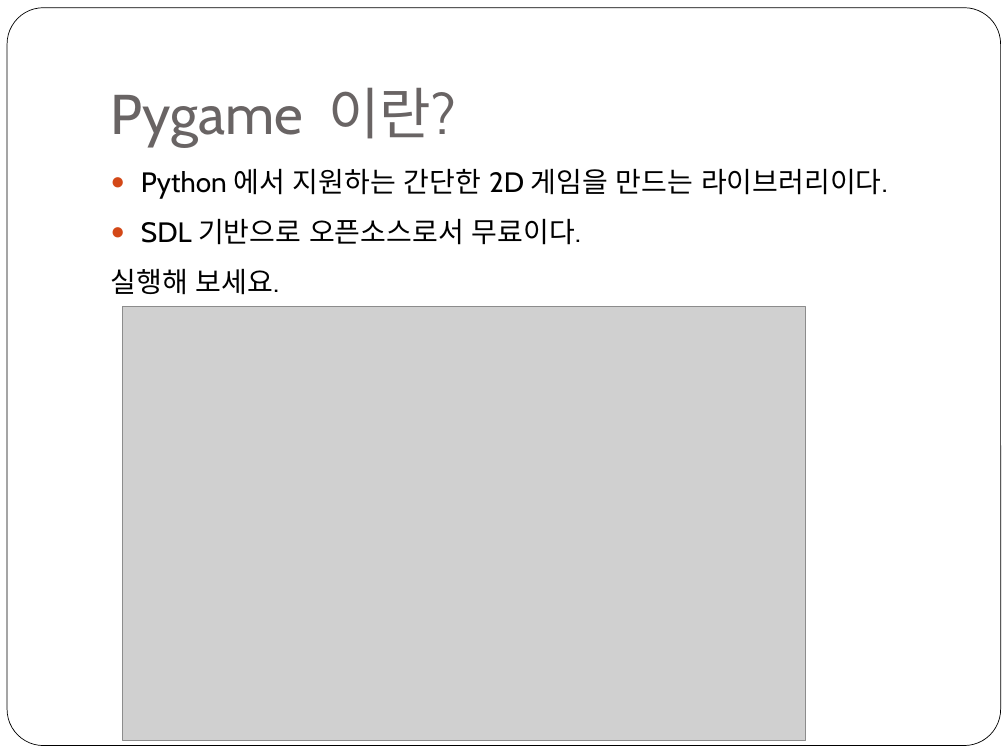
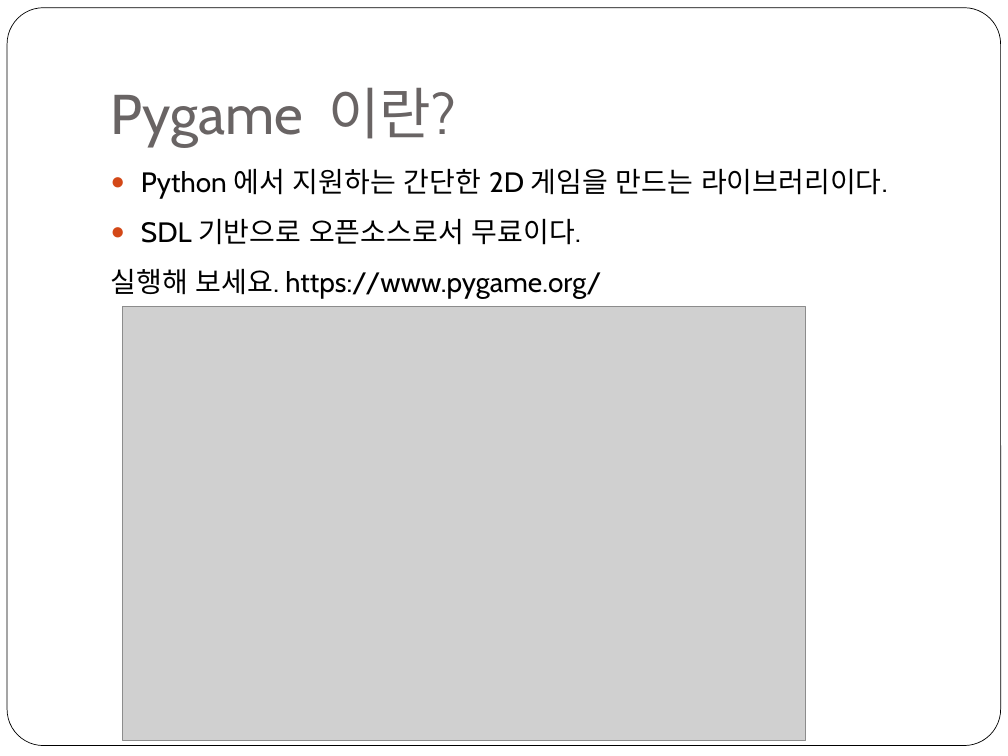
Before and after one commit to freshmea/weizman_python_class, a slide deck: slide 3 of textbook/파이썬2-4교시.pptx. Drawn at 1008x756 pixels with LibreOffice and Linux fonts; fonts in the diff are those of the drawing; grey boxes stand for pictures. Boxes give left, top, right and bottom in pixels: in the first picture for what was removed or moved away, otherwise in the second. Text is boxed around its words. In the diff, an @@ line names an element or a change of style, - is before the commit and + after.

```diff
--- a/textbook/파이썬2-4교시.pptx
+++ b/textbook/파이썬2-4교시.pptx
@@ text at (x1=111, y1=268, x2=601, y2=299): text changed @@
-실행해 보세요.
+실행해 보세요. https://www.pygame.org/
```
Also in this commit, not shown: 1 other slide changed, 3 other files.
